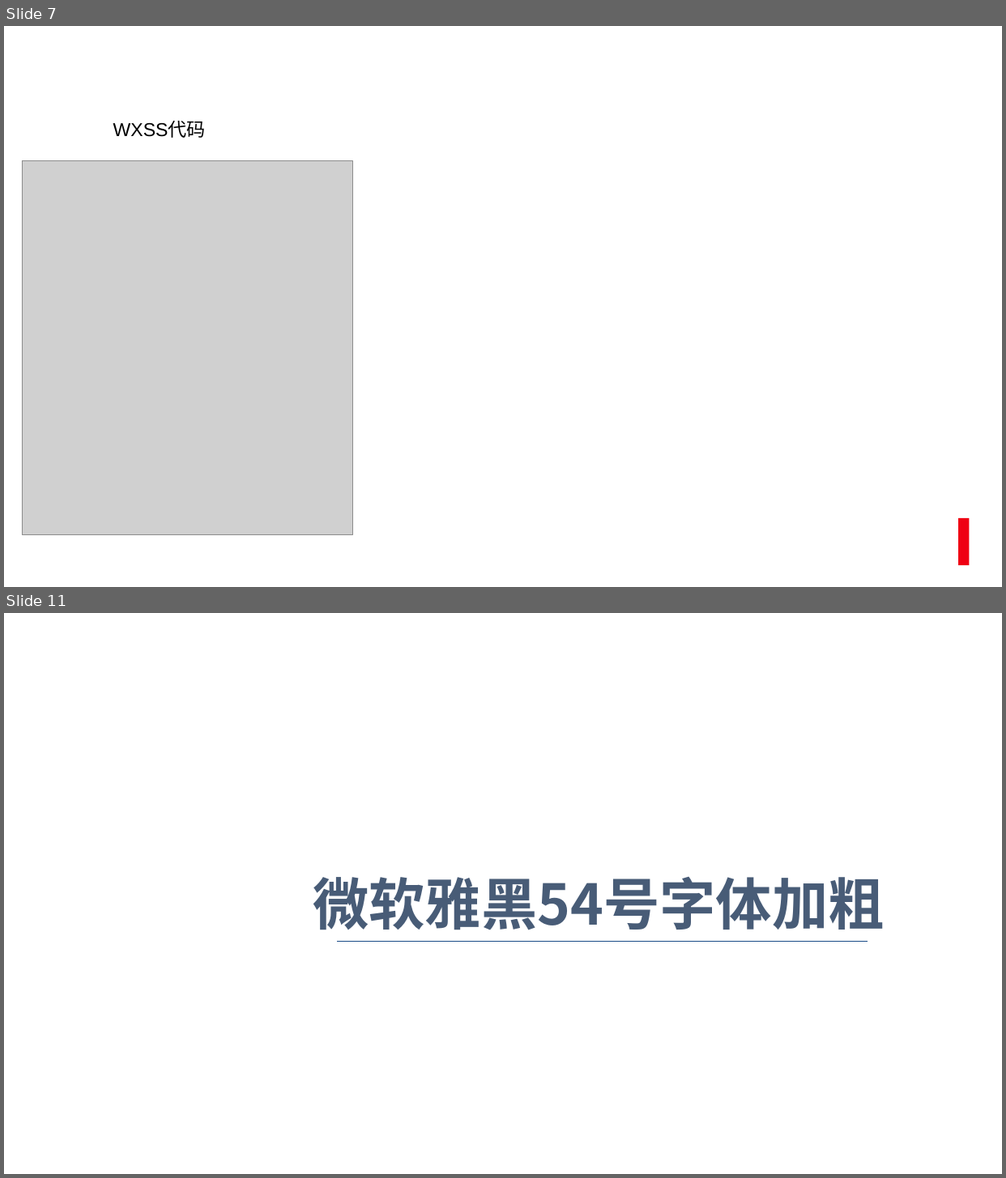
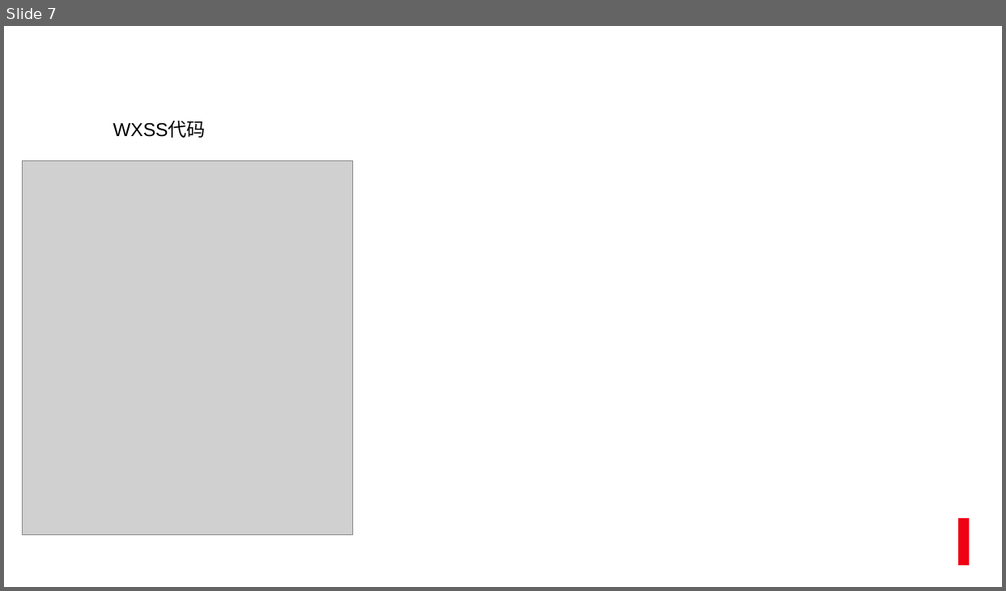
Before and after one commit to roet80736/WXMiniTraining, a slide deck: 微信小程序初级入门.pptx. Shown one above the other, each under a label of ours: slides 7 and 11 before the commit, slide 7 after it; the slides between them are not shown. The pictures are 1006x1178 and 1006x591 pixels, drawn with LibreOffice and Linux fonts; fonts in the diff are those of the drawing; grey boxes stand for pictures; background and template pictures are left out. Boxes give left, top, right and bottom in pixels: in the first picture for what was removed or moved away, otherwise in the second. Text is boxed around its words. In the diff, an @@ line names an element or a change of style, - is before the commit and + after.

```diff
--- a/微信小程序初级入门.pptx
+++ b/微信小程序初级入门.pptx
@@ slide 11 removed at box(4, 613, 1002, 1174), background #FFFFFF @@
@@ text removed at box(313, 877, 884, 931) @@
-微软雅黑54号字体加粗
@@ line removed from (337, 941) to (868, 941) @@
```
Also in this commit, not shown: 2 slides added, 3 other slides removed.
